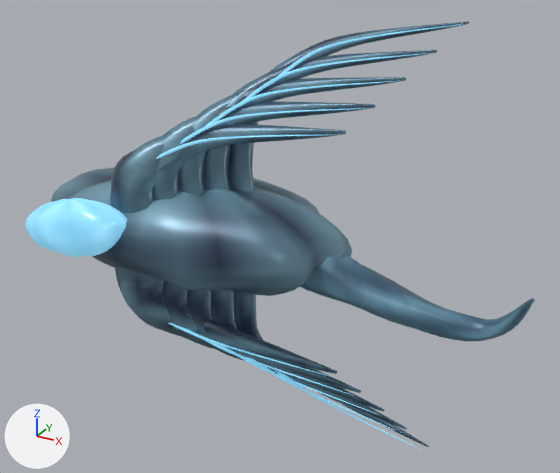
Before and after pictures for a commit that changed the glTF model assets/models/mirror-ray.glb.
The view is the same before and after, from a camera (50 mm lens) standing at (2.75, -3.85, 2.04) and looking at (0.56, 0.12, 0.05). Arrows for +X, +Y and +Z are at lower left; the lights stay in place. The first picture is the older version. Vertices at exactly the same position are counted once.

Before the edit, the objects in view are built like this:
```python
ob_mirror_ray_carapace = bpy.data.objects.new('mirror-ray_carapace', me_mirror_ray_carapace)
ob_mirror_ray_carapace.location = (0.0, 0.0, 0.0)
ob_mirror_ray_membrane = bpy.data.objects.new('mirror-ray_membrane', me_mirror_ray_membrane)
ob_mirror_ray_membrane.location = (0.0, 0.0, 0.0)
ob_mirror_ray_signal = bpy.data.objects.new('mirror-ray_signal', me_mirror_ray_signal)
ob_mirror_ray_signal.location = (0.0, 0.0, 0.0)
# me_mirror_ray_signal
# before: 97 (-0.34, -0.36, -0.02), 129 (-0.91, -0.3, -0.11), 171 (-0.4, -0.29, 0.07), 179 (-1.03, -0.35, -0.06), 182 (-1.01, -0.46, -0.06) at pixel (32, 236)
# before: 191 (-0.3, -0.43, 0.09) at pixel (117, 234), 195 (-0.4, -0.29, 0.1), 203 (-1.04, -0.35, -0.03), 216 (-0.26, -0.39, 0.17) at pixel (124, 222), 225 (-0.98, -0.28, 0.03)
# before: 229 (-1.09, -0.43, 0.0) at pixel (25, 224), 232 (-0.88, -0.52, 0.05) at pixel (38, 228), 236 (-0.47, -0.52, 0.13) at pixel (85, 229), 238 (-0.34, -0.46, 0.15) at pixel (107, 226), 239 (-0.31, -0.43, 0.16) at pixel (115, 224)
# before: 249 (-0.97, -0.29, 0.07), 250 (-1.0, -0.32, 0.06), 276 (-1.04, -0.39, 0.08) at pixel (33, 212), 288 (-0.39, -0.39, 0.25) at pixel (107, 207), 311 (-0.42, -0.42, 0.23) at pixel (100, 209)
# before: 312 (-0.46, -0.39, 0.25) at pixel (98, 203), 335 (-0.49, -0.41, 0.24) at pixel (93, 206)
```
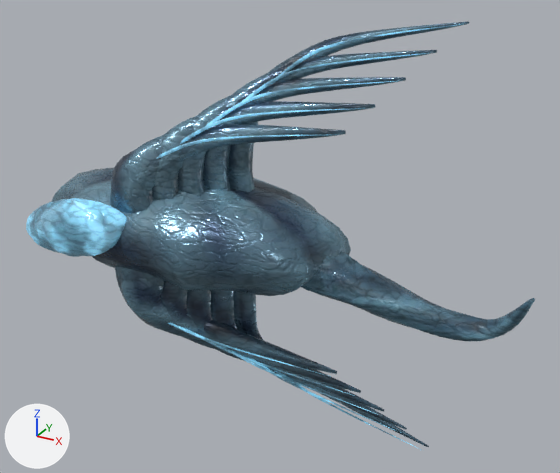
The change, as a diff of the scene's bpy script:
```diff
--- a/assets/models/mirror-ray.glb.py
+++ b/assets/models/mirror-ray.glb.py
@@ img_mirror_ray_emission @@
+img_mirror_ray_emission = load_image('mirror-ray-Emission', '_unpacked/mirror-ray-Emission', 384, 384, 'sRGB')
@@ img_albedo @@
+img_albedo = load_image('Albedo', '_unpacked/Albedo', 768, 768, 'sRGB')
@@ img_mirror_ray_normal @@
+img_mirror_ray_normal = load_image('mirror-ray-Normal', '_unpacked/mirror-ray-Normal', 768, 768, 'Non-Color')
@@ img_mirror_ray_orm @@
+img_mirror_ray_orm = load_image('mirror-ray-ORM', '_unpacked/mirror-ray-ORM', 768, 768, 'Non-Color')
@@ mat_carapace @@
 mat_carapace = bpy.data.materials.new('Carapace')
-# nodes: BsdfPrincipled, OutputMaterial, VertexColor
+# nodes: BsdfPrincipled, NormalMap, OutputMaterial, SeparateColor, TexImage x4
+# uses the picture img_albedo
+# uses the picture img_mirror_ray_emission
+# uses the picture img_mirror_ray_normal
+# uses the picture img_mirror_ray_orm
@@ mat_bioluminescence @@
 mat_bioluminescence = bpy.data.materials.new('Bioluminescence')
-# nodes: BsdfPrincipled, OutputMaterial, VertexColor
-# colours: blue #66a5c0, mixed with the vertex colours
+# nodes: BsdfPrincipled, NormalMap, OutputMaterial, SeparateColor, TexImage x4
+# uses the picture img_albedo
+# uses the picture img_mirror_ray_emission
+# uses the picture img_mirror_ray_normal
+# uses the picture img_mirror_ray_orm
@@ mat_membrane @@
 mat_membrane = bpy.data.materials.new('Membrane')
-# nodes: BsdfPrincipled, OutputMaterial, VertexColor
+# nodes: BsdfPrincipled, NormalMap, OutputMaterial, SeparateColor, TexImage x4
+# uses the picture img_albedo
+# uses the picture img_mirror_ray_emission
+# uses the picture img_mirror_ray_normal
+# uses the picture img_mirror_ray_orm
@@ me_mirror_ray_carapace @@
 # used by ob_mirror_ray_carapace; location = (0.0, 0.0, 0.0)
-me_mirror_ray_carapace.from_pydata(...)  # 3208 vertices, 6372 faces; spans x -1.22..1.57, y -0.45..0.64, z -1.42..1.42
+me_mirror_ray_carapace.from_pydata(...)  # 3208 vertices, 6372 faces; spans x -1.22..1.57, y -0.46..0.63, z -1.42..1.42
+# me_mirror_ray_carapace part 1: 130 of 3208 vertices moved; they spanned x -1.2..1.02, y -0.45..0.62, z -0.33..0.36 and now span x -1.21..1.01, y -0.46..0.63, z -0.33..0.36; mean shift (0.0, 0.0, 0.0); largest move (-0.84, 0.45, 0.15) -> (-0.86, 0.46, 0.15)
 me_mirror_ray_carapace.materials.append(mat_carapace)
@@ me_mirror_ray_signal @@
 # used by ob_mirror_ray_signal; location = (0.0, 0.0, 0.0)
-me_mirror_ray_signal.from_pydata(...)  # 1658 vertices, 3272 faces; spans x -1.09..1.56, y -0.55..0.34, z -1.41..1.41
+me_mirror_ray_signal.from_pydata(...)  # 1658 vertices, 3272 faces; spans x -1.09..1.56, y -0.54..0.34, z -1.41..1.41
+# me_mirror_ray_signal part 2
+for i in [97, 179, 182, 203, 216, 225, 232, 238, 239, 249, 250, 276, 288, 311, 312, 335]: me_mirror_ray_signal.vertices[i].co += Vector((-0.01, 0.0, 0.0))
+for i in [129, 171, 191, 195, 229, 236]: me_mirror_ray_signal.vertices[i].co += Vector((0.01, 0.0, 0.0))
 me_mirror_ray_signal.materials.append(mat_bioluminescence)
@@ me_mirror_ray_membrane @@
 me_mirror_ray_membrane.from_pydata(...)  # 250 vertices, 496 faces; spans x 0.57..2.16, y -0.12..0.33, z -0.42..0.18
 # used by ob_mirror_ray_membrane; location = (0.0, 0.0, 0.0)
+# me_mirror_ray_membrane part 3: texture (UV) coordinates changed
+# me_mirror_ray_membrane part 4: vertex colours changed
 me_mirror_ray_membrane.materials.append(mat_membrane)
```

Pixel boxes [x1, y1, x2, y2] of what changed, in the pictures (560 x 473 px; the box of a moved part takes in the faces that stretch with it):
'mirror-ray_carapace', surface changed, reshaped
    both: [51, 21, 469, 447]
'mirror-ray_signal', surface changed, reshaped
    before: [25, 24, 461, 450]
    after: [26, 24, 461, 450]
'mirror-ray_membrane', surface changed, recoloured
    both: [301, 252, 535, 341]
part 1 of me_mirror_ray_carapace, moved or reshaped
    before: [51, 168, 352, 296]
    after: [51, 168, 351, 296]
part 2 of me_mirror_ray_signal, moved or reshaped
    before: [25, 200, 127, 242]
    after: [26, 200, 126, 242]
